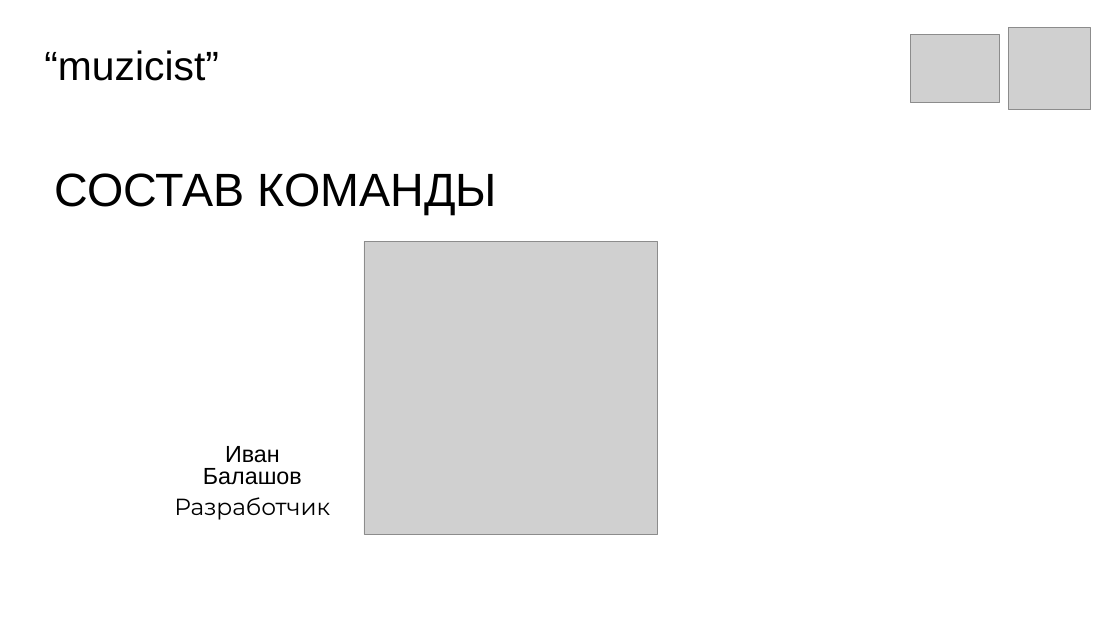
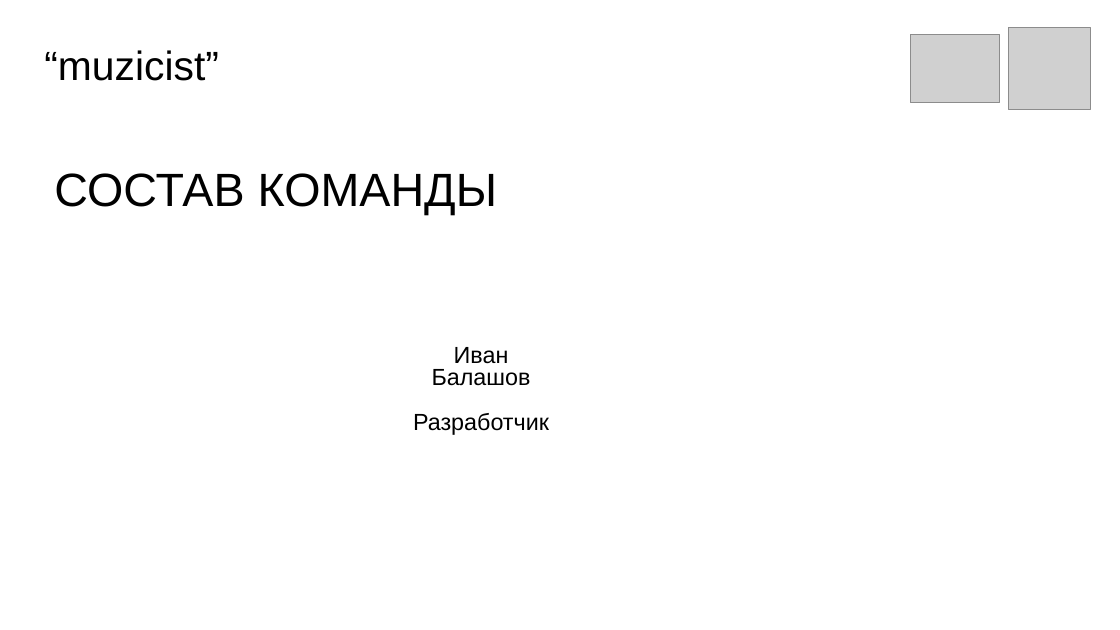
Before and after one commit to ivanbalashov239/muzicist, a slide deck: slide 2 of muzicist.pptx. Drawn at 1120x630 pixels with LibreOffice and Linux fonts; fonts in the diff are those of the drawing; grey boxes stand for pictures. Boxes give left, top, right and bottom in pixels: in the first picture for what was removed or moved away, otherwise in the second. Text is boxed around its words. In the diff, an @@ line names an element or a change of style, - is before the commit and + after.

```diff
--- a/muzicist.pptx
+++ b/muzicist.pptx
@@ picture removed at (364, 241, 657, 534) @@
@@ text "Иван": place and size @@
-text "Иван" at (203, 446, 302, 485)
+text "Иван" at (413, 347, 549, 435)
@@ text at (413, 413, 549, 435): paragraph added @@
+Разработчик
@@ text removed at (174, 497, 330, 520) @@
-Разработчик
```
Also in this commit, not shown: 6 other slides changed, 2 slides added, 4 slides removed.
